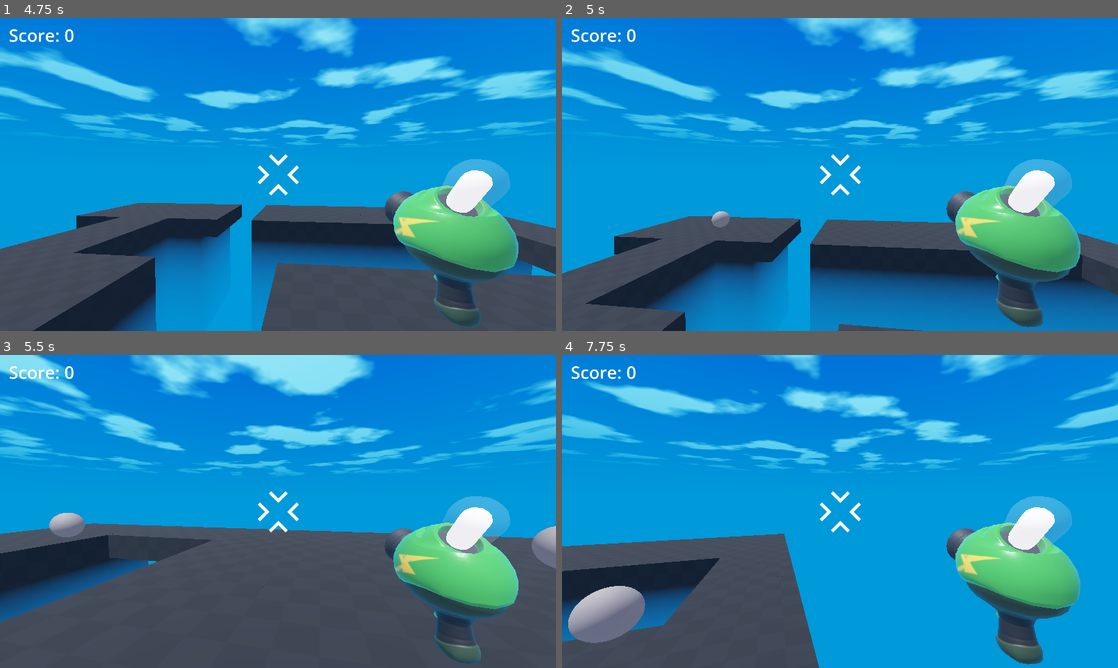
Above: before the commit, frames 1-4 (two rows, left to right).
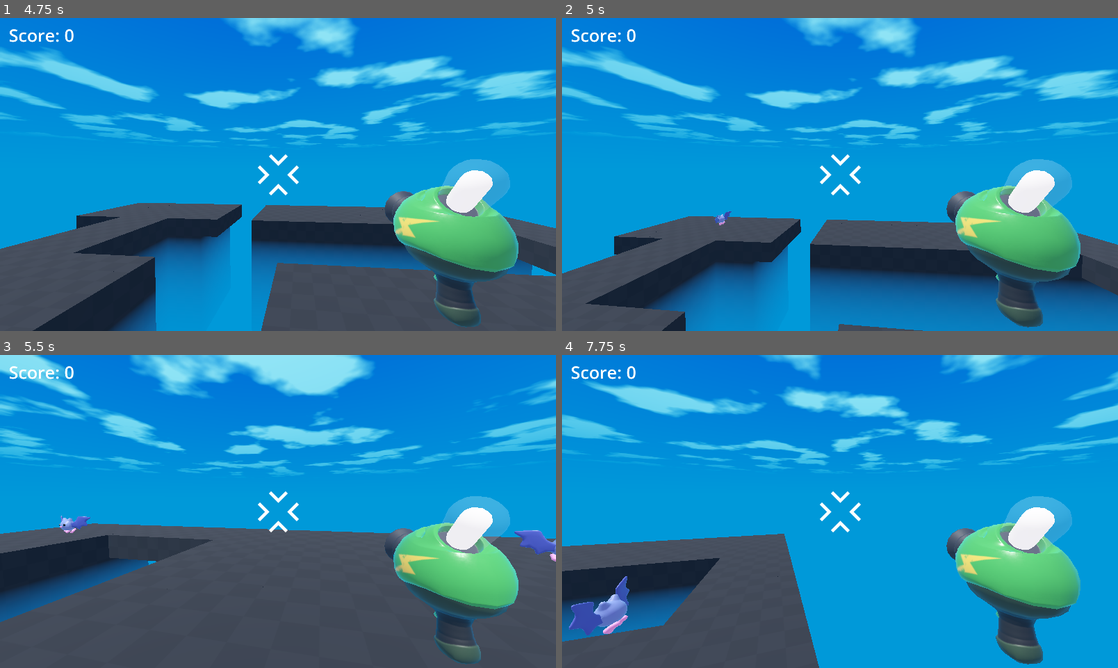
Above: after the commit, the same moments.

Repository: gdquest-demos/getting-started-with-godot-4
Game: Godot game, scene res://game.tscn
The game is run twice, just before and just after one commit, with the same random seed, the same clock (stepped at 60 frames per second) and the same inputs.
Inputs (mouse positions are in pixels of both pictures, inside the frame that each line leads up to):
- Up to frame 1 (4.75 s): tap Enter at 0.5 s; move the mouse to (305, 174) at 0.52 s; press the mouse at (305, 174) at 0.53 s; hold W (move_forward) from 0.53 s (still down); tap Space (jump) at 0.77, 1.52, 3.02, 3.77, 4.52 s; move the mouse to (250, 174) at 1.27 s; release the mouse at (250, 174) at 1.28 s; tap T at 1.35 s; move the mouse to (289, 168) at 2.02 s; tap Y at 2.1 s; move the mouse to (272, 180) at 2.77 s; tap Z at 2.85 s; move the mouse to (316, 177) at 3.52 s; tap G at 3.6 s; move the mouse to (233, 171) at 4.27 s; tap R at 4.35 s
- Up to frame 2 (5 s): keep holding W (move_forward)
- Up to frame 3 (5.5 s): keep holding W (move_forward); move the mouse to (283, 511) at 5.02 s; tap H at 5.1 s
- Up to frame 4 (7.75 s): move the mouse to (817, 505) at 5.77 s; release W (move_forward) at 5.78 s; hold D (move_right) 5.78-6.53 s; tap Keypad Enter at 5.85 s; tap Space (jump) at 6.02, 6.77, 7.52 s; move the mouse to (867, 511) at 6.52 s; hold W (move_forward) from 6.53 s (still down); tap Shift at 6.6 s; move the mouse to (812, 511) at 7.27 s; tap X at 7.35 s

Frame 1 is identical in both runs. In frame 2, 0.1% of the frame differs, in the area x 26-31%, y 61-67%; in frame 3, 1.0%; in frame 4, 1.9%, in the area x 1-15%, y 70-92%.

Commit message:
add: bat model

Diff:
--- /dev/null
+++ b/3d-project-completed/bat/bat_skin.tscn
@@ -0,0 +1,39 @@
+[gd_scene load_steps=4 format=3 uid="uid://brv1jmhrpfw7p"]
+
+[ext_resource type="PackedScene" uid="uid://cb4uxoephhm18" path="res://bat/bat.glb" id="1_tpnu0"]
+
+[sub_resource type="AnimationNodeAnimation" id="AnimationNodeAnimation_mgbye"]
+animation = &"Idle"
+
+[sub_resource type="AnimationNodeBlendTree" id="AnimationNodeBlendTree_3jn1r"]
+graph_offset = Vector2(-274, 50)
+nodes/Animation/node = SubResource("AnimationNodeAnimation_mgbye")
+nodes/Animation/position = Vector2(120, 120)
+node_connections = [&"output", 0, &"Animation"]
+
+[node name="BatSkin" type="Node3D"]
+
+[node name="bat" parent="." instance=ExtResource("1_tpnu0")]
+transform = Transform3D(-1, 0, -8.74228e-08, 0, 1, 0, 8.74228e-08, 0, -1, 0, 0, 0)
+
+[node name="Skeleton3D" parent="bat/Armature" index="0"]
+bones/0/position = Vector3(0, 0.0146755, 0)
+bones/1/rotation = Quaternion(0.214665, -0.019383, -0.594182, 0.774913)
+bones/2/rotation = Quaternion(0.104815, 0.0481923, 0.414823, 0.902559)
+bones/3/rotation = Quaternion(-0.00680065, 0.0472414, 0.340854, 0.938904)
+bones/4/rotation = Quaternion(0.214665, 0.019383, 0.594182, 0.774913)
+bones/5/rotation = Quaternion(0.104815, -0.0481923, -0.414823, 0.902559)
+bones/6/rotation = Quaternion(-0.00680065, -0.0472414, -0.340854, 0.938904)
+bones/7/position = Vector3(0.130992, -0.227392, -0.0878515)
+bones/7/rotation = Quaternion(0.261968, 0.0834551, 0.265751, 0.924004)
+bones/8/rotation = Quaternion(3.13641e-08, 0.578489, 0.81569, 1.96315e-08)
+bones/10/position = Vector3(-0.130992, -0.227392, -0.0878515)
+bones/10/rotation = Quaternion(0.261968, -0.0834551, -0.265751, 0.924004)
+bones/11/rotation = Quaternion(2.68087e-08, 0.578489, 0.81569, 4.70886e-08)
+
+[node name="AnimationTree" type="AnimationTree" parent="."]
+tree_root = SubResource("AnimationNodeBlendTree_3jn1r")
+anim_player = NodePath("../bat/AnimationPlayer")
+active = true
+
+[editable path="bat"]
--- a/3d-project-completed/mob.tscn
+++ b/3d-project-completed/mob.tscn
@@ -1,18 +1,21 @@
-[gd_scene load_steps=4 format=3 uid="uid://dfwbq2vombjvr"]
+[gd_scene load_steps=5 format=3 uid="uid://dfwbq2vombjvr"]
 
 [ext_resource type="Script" path="res://mob.gd" id="1_e60uy"]
+[ext_resource type="PackedScene" uid="uid://brv1jmhrpfw7p" path="res://bat/bat_skin.tscn" id="2_uiqx7"]
 
 [sub_resource type="SphereMesh" id="SphereMesh_7xh84"]
 
 [sub_resource type="SphereShape3D" id="SphereShape3D_gkbwe"]
 
 [node name="Mob" type="RigidBody3D"]
-transform = Transform3D(1, 0, 0, 0, 1, 0, 0, 0, 1, 0, 1.66374, 14)
 top_level = true
 gravity_scale = 0.0
 script = ExtResource("1_e60uy")
 
+[node name="BatSkin" parent="." instance=ExtResource("2_uiqx7")]
+
 [node name="MeshInstance3D" type="MeshInstance3D" parent="."]
+visible = false
 mesh = SubResource("SphereMesh_7xh84")
 
 [node name="CollisionShape3D" type="CollisionShape3D" parent="."]
Binary file added: 3d-project-completed/bat/bat.glb
Not shown, added: 3d-project-completed/bat/bat.glb.import
Binary file added: 3d-project-completed/bat/bat_bat_palette.png
Not shown, added: 3d-project-completed/bat/bat_bat_palette.png.import
